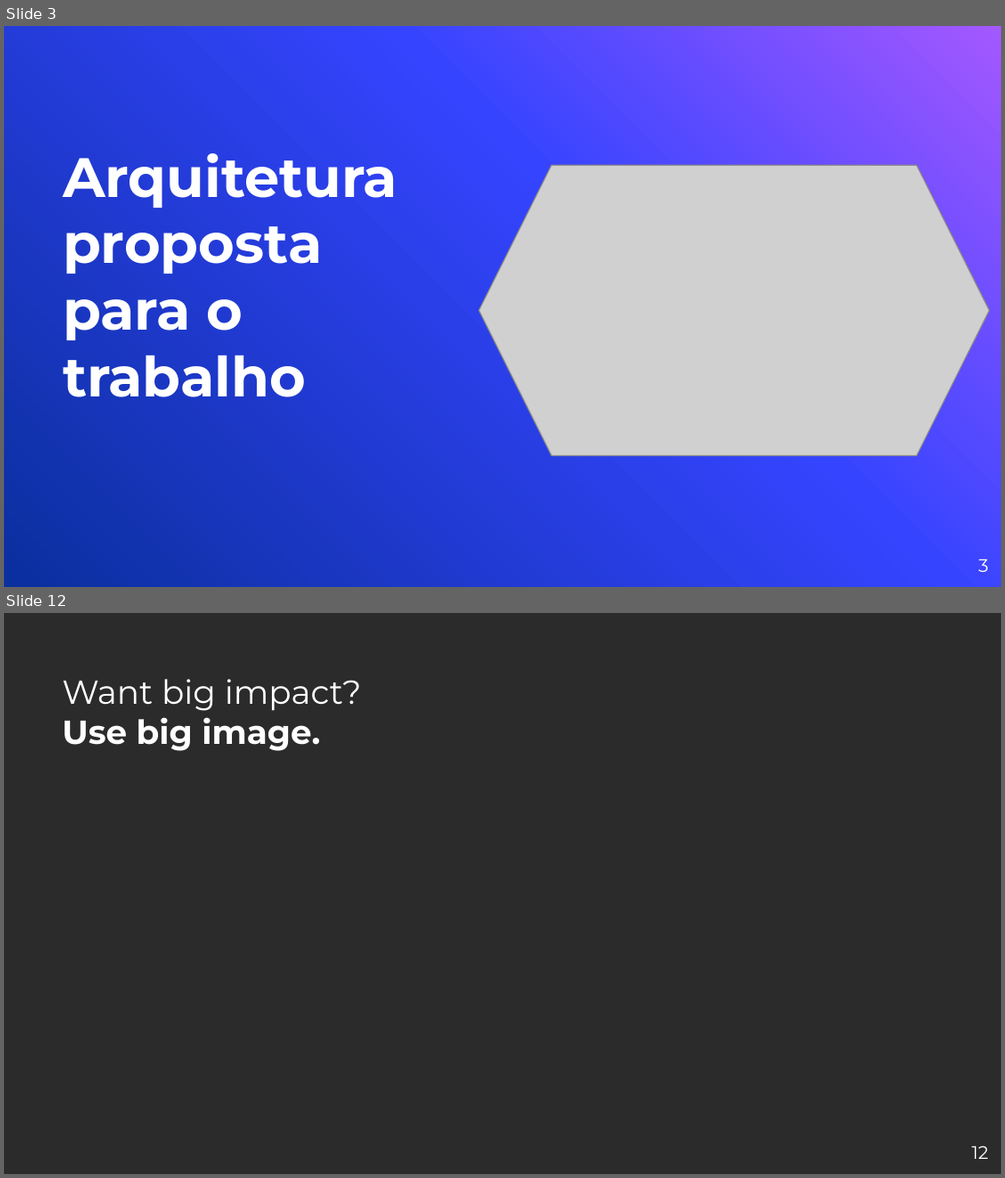
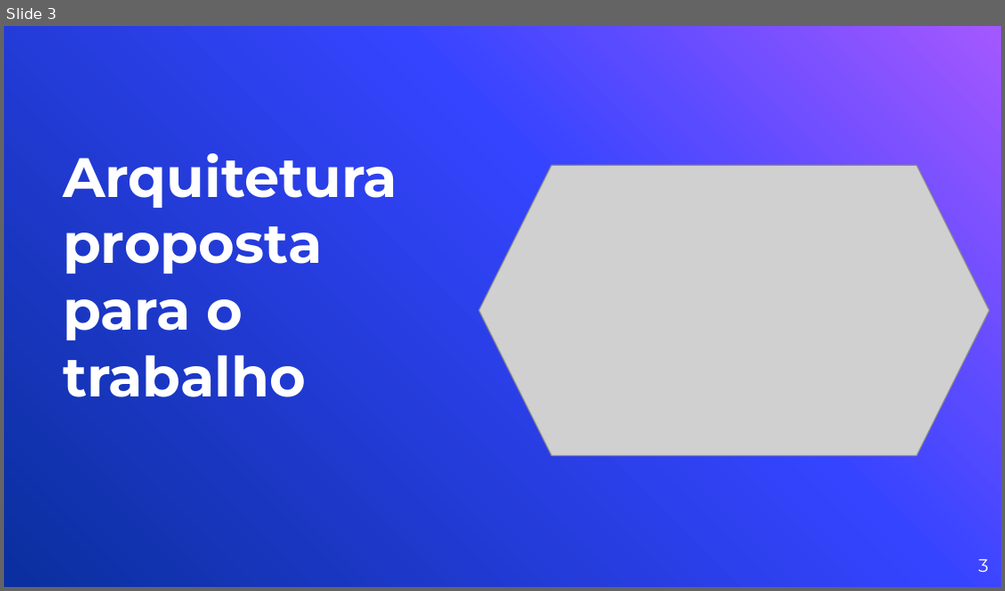
Before and after one commit to lcarvalhodev/tp3-sd, a slide deck: slides/apresentacao.pptx. Shown one above the other, each under a label of ours: slides 3 and 12 before the commit, slide 3 after it; the slides between them are not shown. The pictures are 1005x1178 and 1005x591 pixels, drawn with LibreOffice and Linux fonts; fonts in the diff are those of the drawing; grey boxes stand for pictures; background and template pictures are left out; a plain dark background stands for a picture behind light text. Boxes give left, top, right and bottom in pixels: in the first picture for what was removed or moved away, otherwise in the second. Text is boxed around its words. In the diff, an @@ line names an element or a change of style, - is before the commit and + after.

```diff
--- a/slides/apresentacao.pptx
+++ b/slides/apresentacao.pptx
@@ slide 12 removed at <box>4,613,1001,1174</box>, background picture (left out) @@
@@ title removed at <box>62,679,362,751</box> @@
-Want big impact?
-Use big image.
@@ page number removed at <box>971,1145,988,1159</box> @@
-12
```
Also in this commit, not shown: 3 slides changed, 6 slides added, 35 other slides removed, 8 other files.
